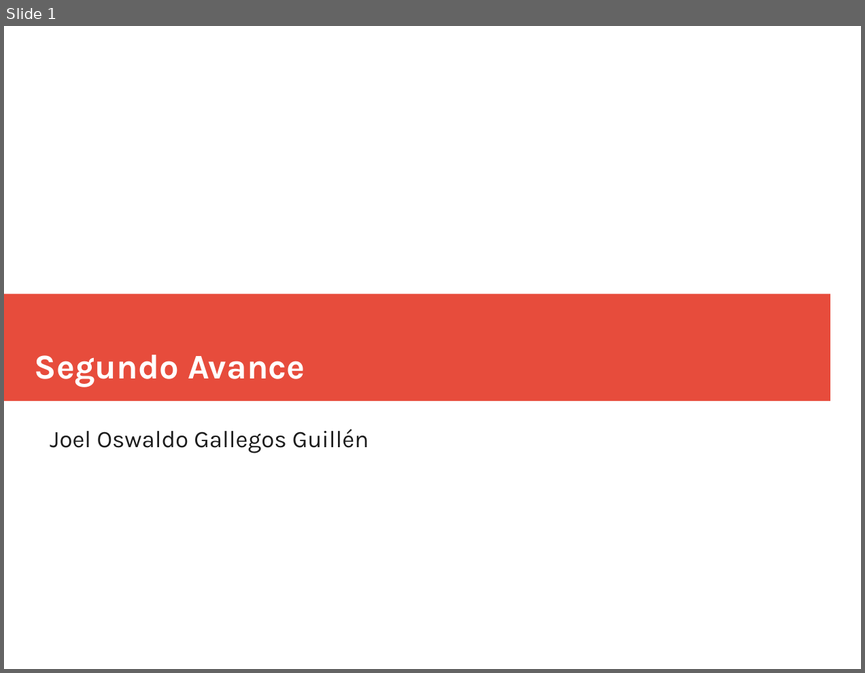
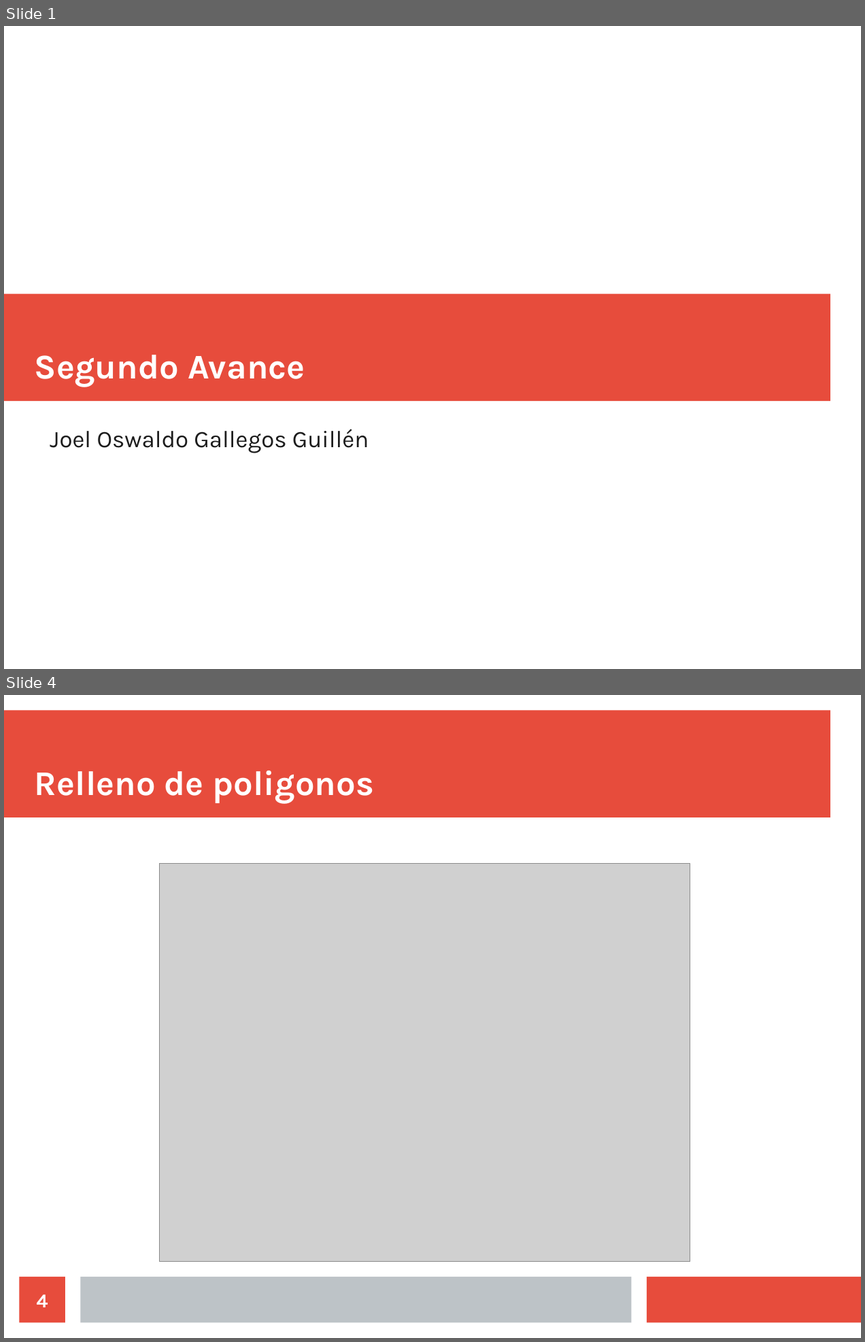
Before and after one commit to joelogg/Imagenes, a slide deck: Semana2-15-02-2018/T1_Diapositivas2.odp. Shown one above the other, each under a label of ours: slide 1 before the commit, slides 1 and 4 after it; the slides between them are not shown. The pictures are 865x673 and 865x1342 pixels, drawn with LibreOffice and Linux fonts; fonts in the diff are those of the drawing; grey boxes stand for pictures. Boxes give left, top, right and bottom in pixels: in the first picture for what was removed or moved away, otherwise in the second. Text is boxed around its words. In the diff, an @@ line names an element or a change of style, - is before the commit and + after.

```diff
--- a/Semana2-15-02-2018/T1_Diapositivas2.odp
+++ b/Semana2-15-02-2018/T1_Diapositivas2.odp
@@ slide 4 added at (4,695,861,1338), background #FFFFFF @@
@@ rectangle added at (4,711,830,818), fill #E74C3C @@
@@ title added at (35,770,374,803), 32 pt, text #FFFFFF, bold @@
+Relleno de poligonos
@@ picture added at (160,864,689,1262) @@
@@ page number added at (20,1276,65,1323), fill #E74C3C, 18 pt, text #FFFFFF, bold @@
+4
@@ rectangle added at (80,1276,632,1323), fill #BDC3C7 @@
@@ rectangle added at (647,1276,861,1323), fill #E74C3C @@
```
Also in this commit, not shown: 1 slide changed, 7 other slides added, 1 other file.
